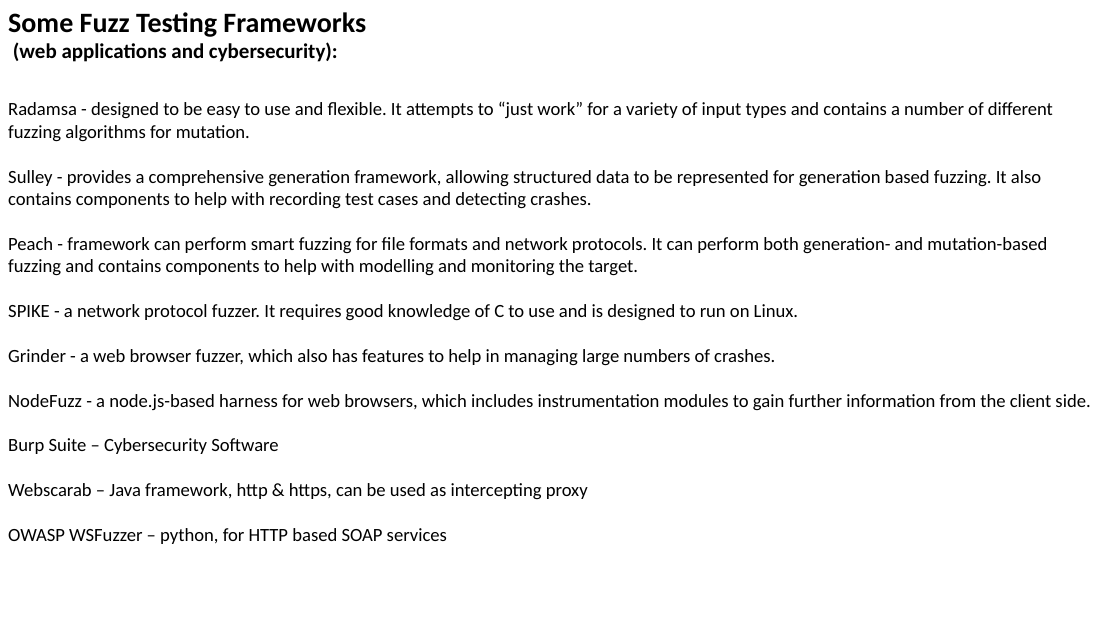
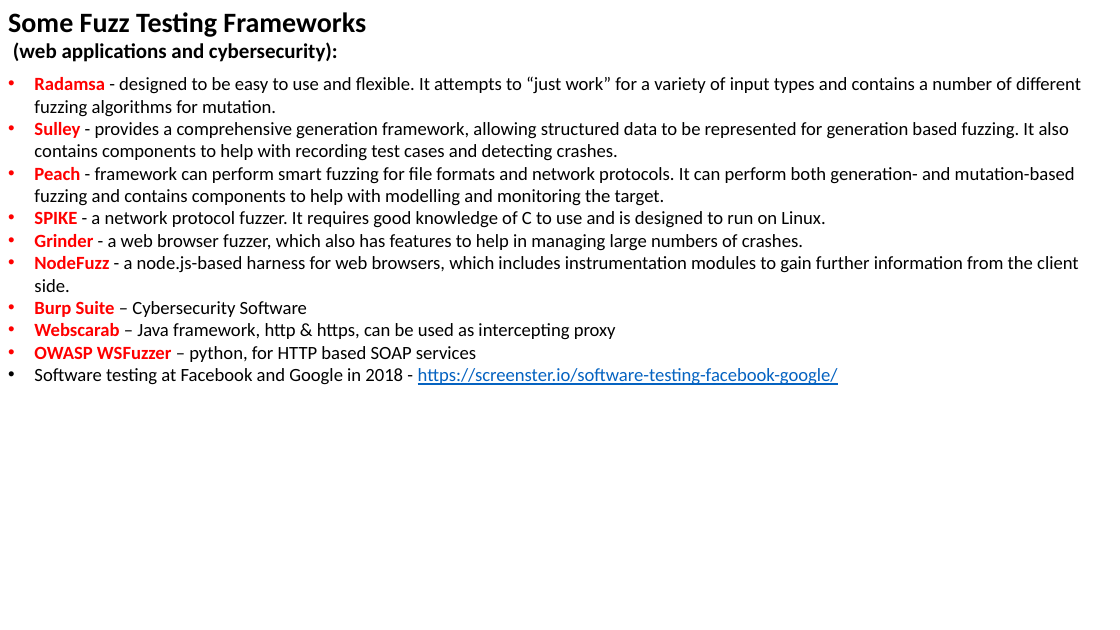
Before and after one commit to lselector/ml_ai_doc, a slide deck: slide 7 of fuzzing.pptx. Drawn at 1120x630 pixels with LibreOffice and Linux fonts; fonts in the diff are those of the drawing. Boxes give left, top, right and bottom in pixels: in the first picture for what was removed or moved away, otherwise in the second. Text is boxed around its words. In the diff, an @@ line names an element or a change of style, - is before the commit and + after.

Commit message:
updated fuzzing

```diff
--- a/fuzzing.pptx
+++ b/fuzzing.pptx
@@ text "Radamsa - designed to be ...": place and size @@
-text "Radamsa - designed to be ..." at [8,102,1090,544]
+text "Radamsa - designed to be ..." at [34,76,1081,385]
@@ text at [34,76,1081,362]: text colour #000000 to #FF0000, bold on in "Radamsa", "Sulley", "Peach", "SPIKE" and 5 more places; bullet none to • @@
@@ text at [34,368,838,385]: paragraph added @@
+• Software testing at Facebook and Google in 2018 - https://screenster.io/software-testing-facebook-google/
```
Also in this commit, not shown: 1 other slide changed, 1 slide added, 1 other file.
